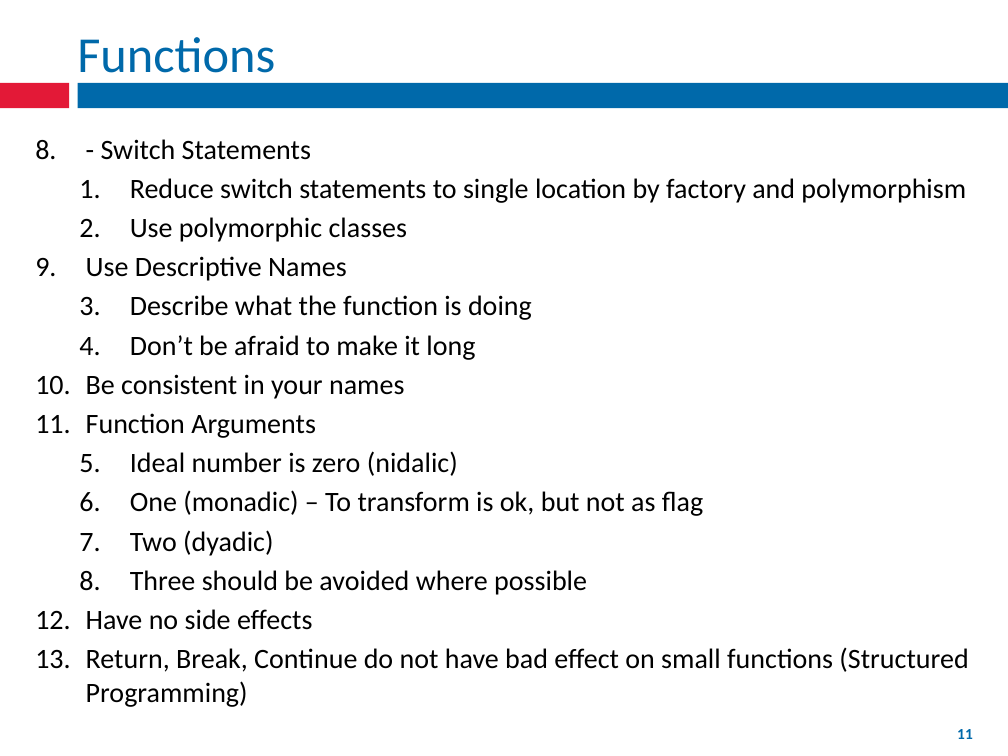
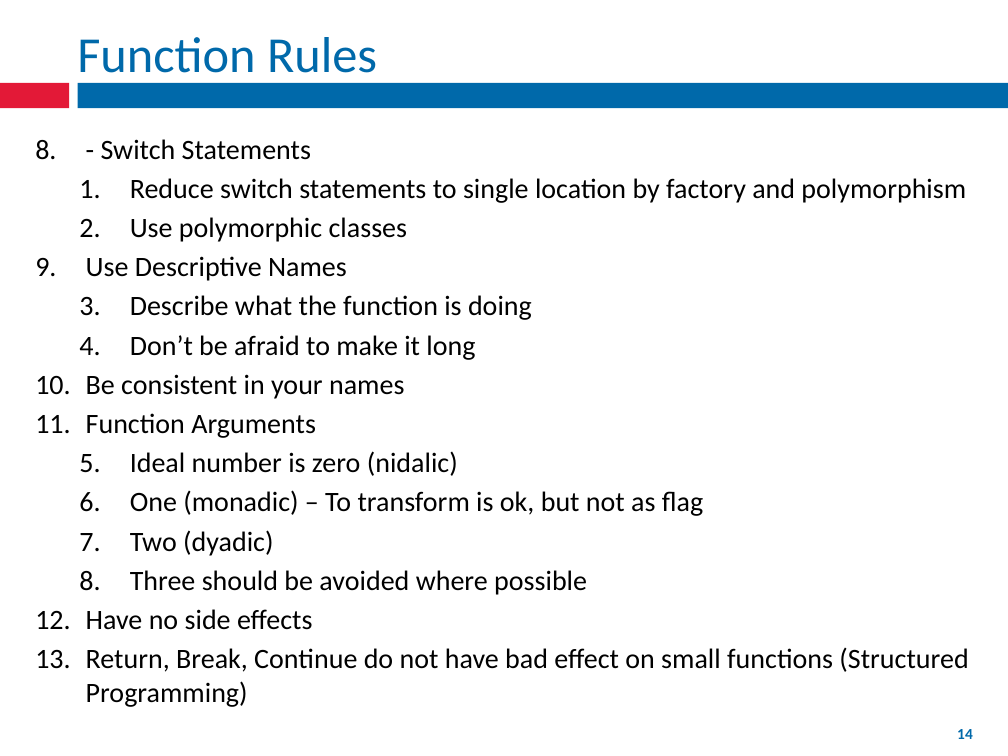
Before and after one commit to fernandozamoraj/Clean-Code-Presentation, a slide deck: slide 14 of Clean Code.pptx (slide 11 before the commit). Drawn at 1008x756 pixels with LibreOffice and Linux fonts; fonts in the diff are those of the drawing; background and template pictures are left out. Boxes give left, top, right and bottom in pixels: in the first picture for what was removed or moved away, otherwise in the second. Text is boxed around its words. In the diff, an @@ line names an element or a change of style, - is before the commit and + after.

```diff
--- a/Clean Code.pptx
+++ b/Clean Code.pptx
@@ title at [77,37,377,73]: text changed @@
-Functions
+Function Rules
@@ page number at [957,729,973,739]: text changed @@
-11
+14
```
Also in this commit, not shown: 8 other slides changed, 3 slides added, 8 other files.
